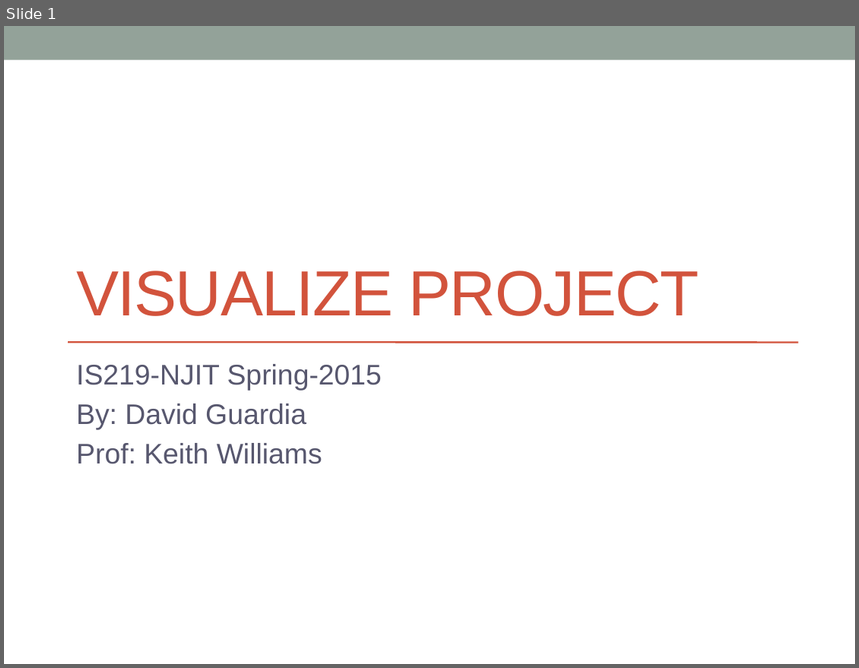
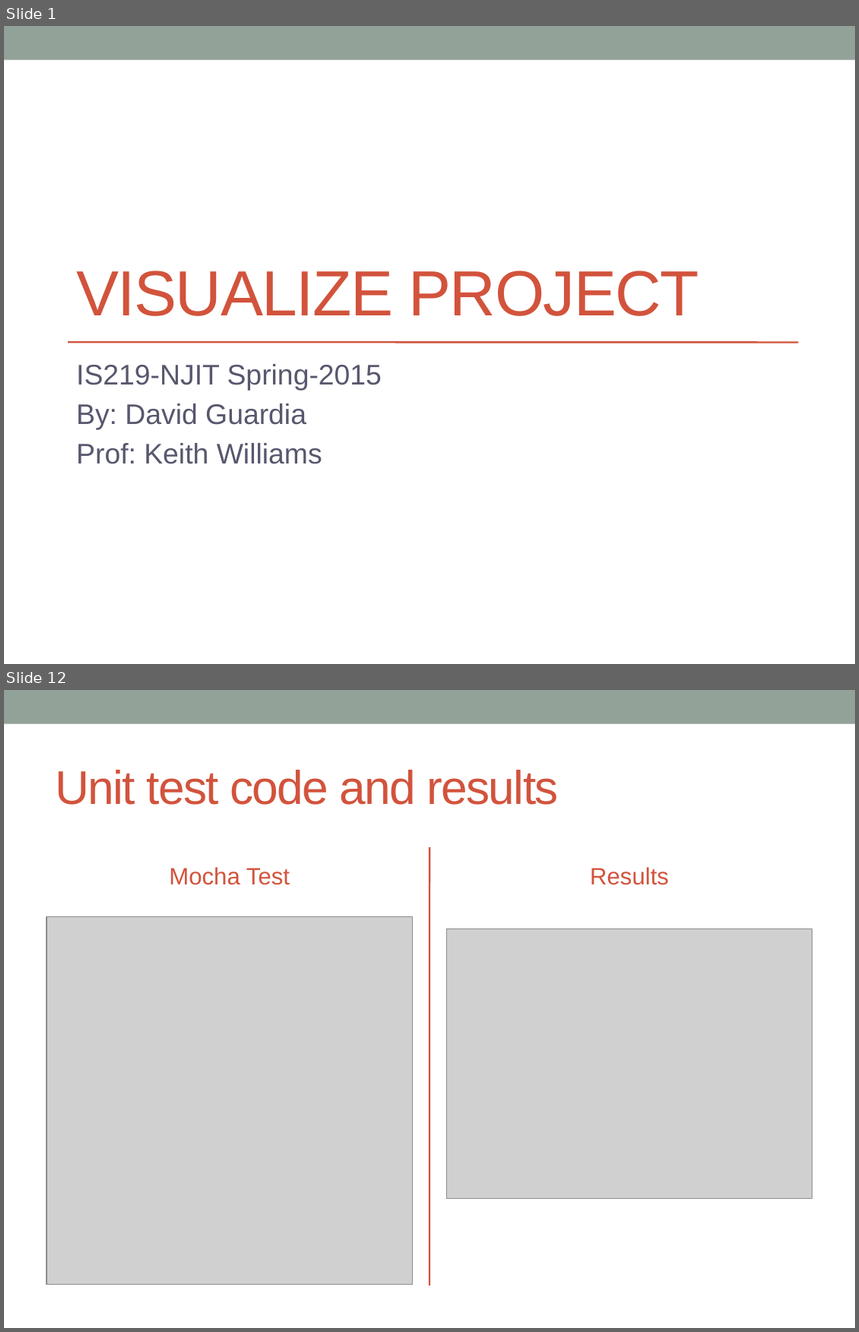
Before and after one commit to dguardia/visualization219, a slide deck: public/is219presentation.pptx. Shown one above the other, each under a label of ours: slide 1 before the commit, slides 1 and 12 after it; the slides between them are not shown. The pictures are 859x668 and 859x1332 pixels, drawn with LibreOffice and Linux fonts; fonts in the diff are those of the drawing; grey boxes stand for pictures. Boxes give left, top, right and bottom in pixels: in the first picture for what was removed or moved away, otherwise in the second. Text is boxed around its words. In the diff, an @@ line names an element or a change of style, - is before the commit and + after.

```diff
--- a/public/is219presentation.pptx
+++ b/public/is219presentation.pptx
@@ slide 12 added at bbox=[4, 690, 855, 1328], background #FFFFFF; not listed: 1 template element that a slide beside it also shows @@
@@ title added at bbox=[55, 770, 559, 805], 40 pt, text #D2533C @@
+Unit test code and results
@@ line added from (430, 847) to (430, 1286), #D2533C 1.5 pt @@
@@ text added at bbox=[169, 867, 290, 885], 20 pt, text #D2533C @@
+Mocha Test
@@ text added at bbox=[590, 867, 669, 885], 20 pt, text #D2533C @@
+Results
@@ picture added at bbox=[47, 917, 413, 1285] @@
@@ picture added at bbox=[446, 929, 813, 1199] @@
```
Also in this commit, not shown: 12 other slides added, 4 slides removed, 1 other file.
